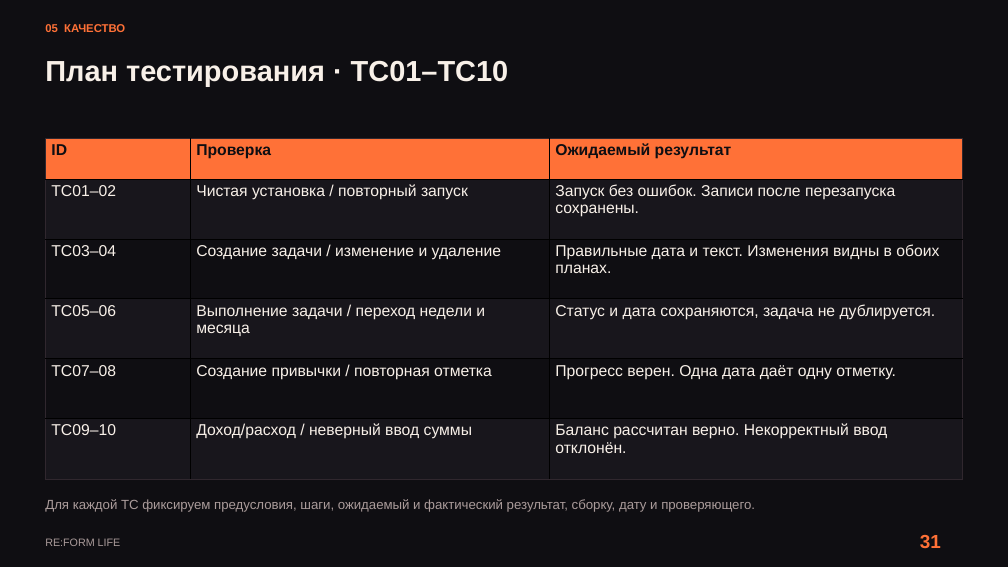
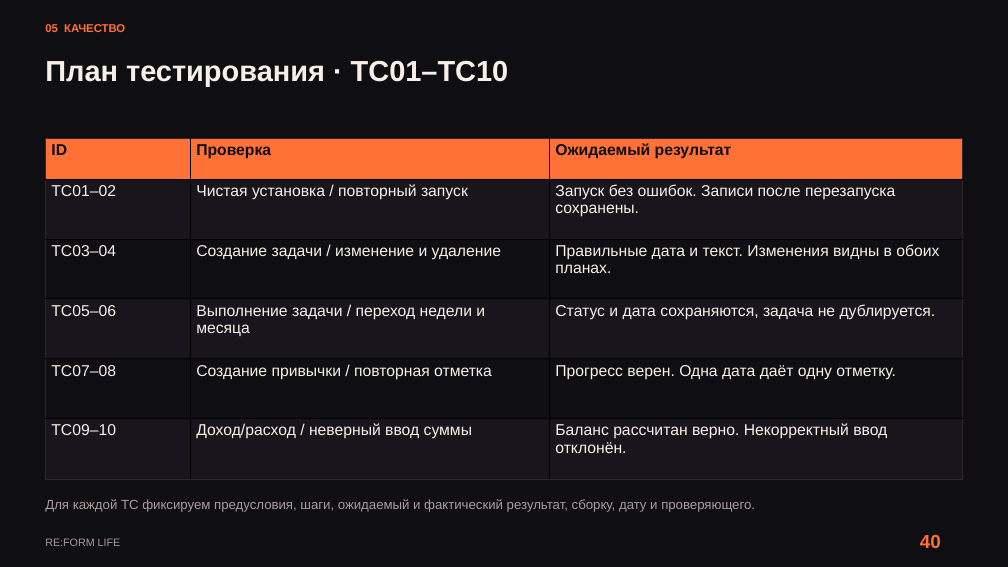
Before and after one commit to kartaamigo/RE-FORM-LIFE, a slide deck: slide 40 of docs/project-plan/RE_FORM_LIFE_Reviewed_Design.pptx (slide 31 before the commit). Drawn at 1008x567 pixels with LibreOffice and Linux fonts; fonts in the diff are those of the drawing. Boxes give left, top, right and bottom in pixels: in the first picture for what was removed or moved away, otherwise in the second. Text is boxed around its words. In the diff, an @@ line names an element or a change of style, - is before the commit and + after.

```diff
--- a/docs/project-plan/RE_FORM_LIFE_Reviewed_Design.pptx
+++ b/docs/project-plan/RE_FORM_LIFE_Reviewed_Design.pptx
@@ text at [920,534,941,548]: text changed @@
-31
+40
```
Also in this commit, not shown: 12 other slides changed, 11 slides added, 2 slides removed, 2 other files.
